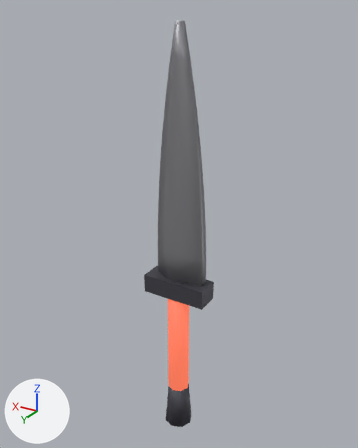
The glTF model art/3d/weapons/w_ash_dirk.glb, before and after one commit.
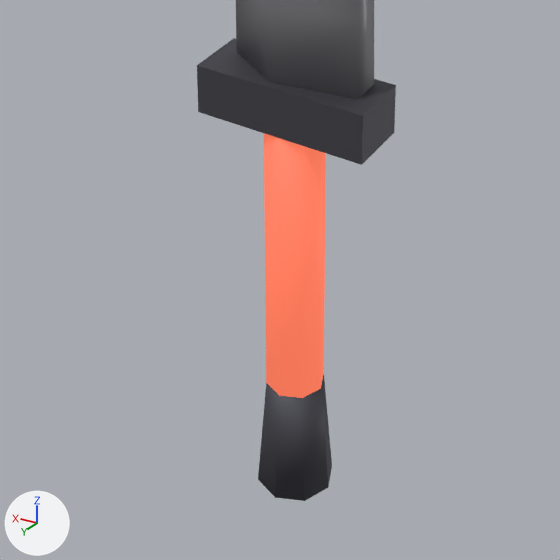
Old and new are each drawn whole from a 50 mm lens placed at (-0.235, 0.391, 0.448), pointed at (0.006, -0.01, 0.247) and again close up on the part from 21% to 76% of the width and 56% to 100% of the height. Arrows for +X, +Y and +Z are at lower left; the lights stay in place. The older version's two pictures come first.

The first close-up shows 'w_ash_dirk'.
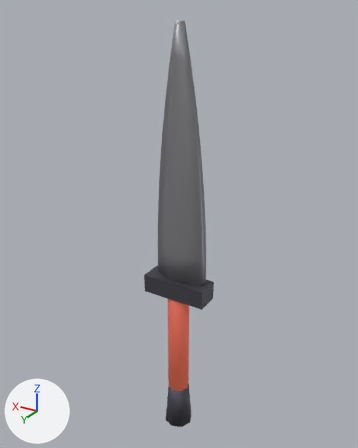
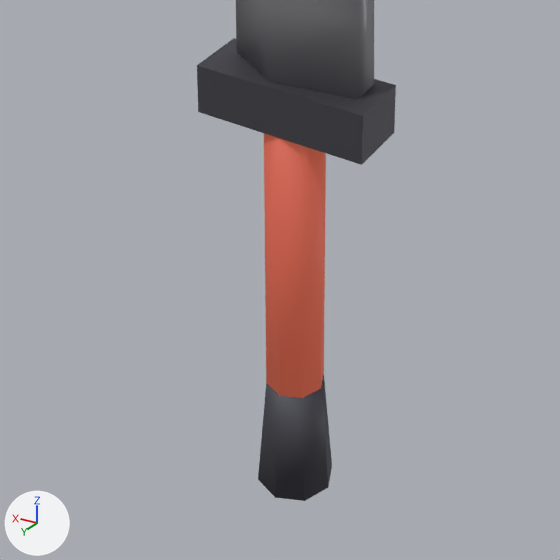
Where the change shows, as pixel boxes [x1, y1, x2, y2] in the close-ups (560 x 560 px):
'w_ash_dirk', recoloured (darker): [261, 130, 329, 401] in both

The change, as a diff of the scene's bpy script:
```diff
--- a/art/3d/weapons/w_ash_dirk.glb.py
+++ b/art/3d/weapons/w_ash_dirk.glb.py
@@ mat_red @@
 mat_red.roughness = 0.6
-mat_red.emission_color = (0.8, 0.16, 0.08)  # orange #e76f50
+mat_red.emission_color = (0.25, 0.05, 0.025)  # brown #893f2c
 mat_red.emission_strength = 1.0
```
